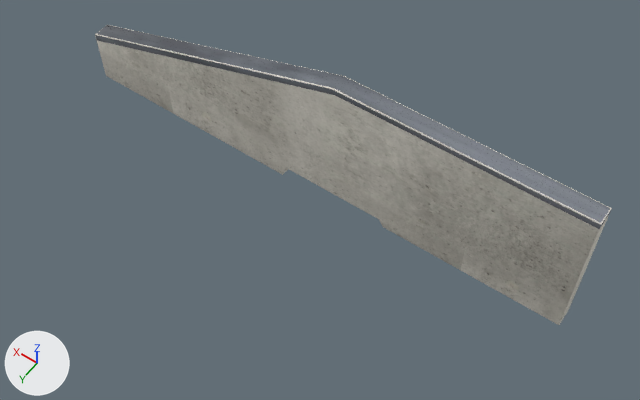
Two versions of the glTF model public/katalog/modelle/railslide-98l.gltf, one commit apart.
Both versions are drawn from a 50 mm camera at (-2.09, 2.84, 4.33) aimed at (-0.23, 0.23, 0.23). The lights are fixed; the arrows at lower left show +X, +Y and +Z. The first picture is the older version. Vertices at exactly the same position are counted once.

The first picture shows 'SK0640_Railslide_-98L.001'.
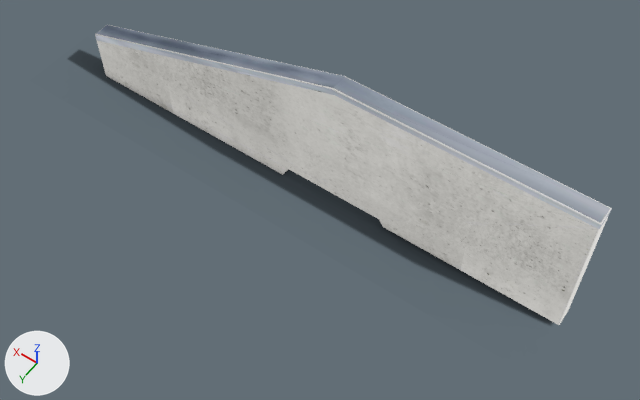
Boxes (x1, y1, x2, y2) around the edits, measured in the pictures (640 x 400 px):
'Schatten', added: after (68, 50, 553, 325)
part 1 of me_sk0640_railslide__98l_001, recoloured (lighter): (95, 25, 612, 325) in both
part 2 of me_sk0640_railslide__98l_001, recoloured: (95, 25, 612, 229) in both

Edits to the bpy script that builds the scene:
```text
Add img_railslide_98l_licht:
    img_railslide_98l_licht = load_image('railslide-98l_licht', 'texturen/railslide-98l_licht.jpg', 2048, 2048, 'sRGB')
Add img_railslide_98l_schatten:
    img_railslide_98l_schatten = load_image('railslide-98l_schatten', 'texturen/railslide-98l_schatten.png', 413, 60, 'sRGB')
Add mat_stahl_web_033:
    mat_stahl_web_033 = bpy.data.materials.new('Stahl_web.033')
    # uses the picture img_railslide_98l_licht
Add mat_beton_web_042:
    mat_beton_web_042 = bpy.data.materials.new('Beton_web.042')
    # uses the picture img_railslide_98l_licht
Add mat_schatten_040:
    mat_schatten_040 = bpy.data.materials.new('Schatten.040')
    # uses the picture img_railslide_98l_schatten
Change me_sk0640_railslide__98l_001:
    where me_sk0640_railslide__98l_001.from_pydata(...)  # 133 vertices, 261 faces; spans x -1.73..1.73, y -0.06..0.06, z 0.0..0.98
    used by ob_sk0640_railslide__98l_001; location = (0.0, 0.0, 0.0)
    me_sk0640_railslide__98l_001 part 1: 232 faces spanning x -1.73..1.73, y -0.06..0.06, z 0.0..0.98 switch from mat_beton_web_082 to mat_beton_web_042
    me_sk0640_railslide__98l_001 part 2: 29 faces spanning x -1.73..1.73, y -0.06..0.06, z 0.04..0.98 switch from mat_stahl_web_067 to mat_stahl_web_033
Add me_schatten:
    me_schatten.from_pydata(...)  # 4 vertices, 2 faces; spans x -1.74..2.12, y -0.16..0.4, z 0.0
    me_schatten.materials.append(mat_schatten_040)
Add ob_schatten:
    ob_schatten = bpy.data.objects.new('Schatten', me_schatten)
    ob_schatten.location = (0.0, 0.0, 0.0)
```
